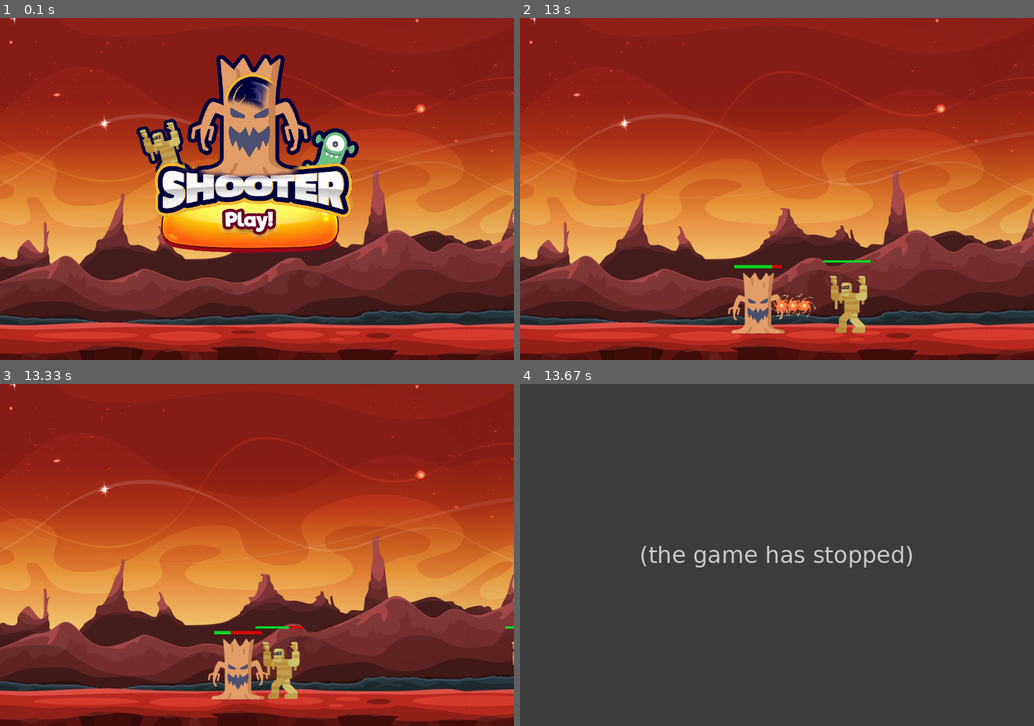
Above: before the commit, frames 1-4 (two rows, left to right).
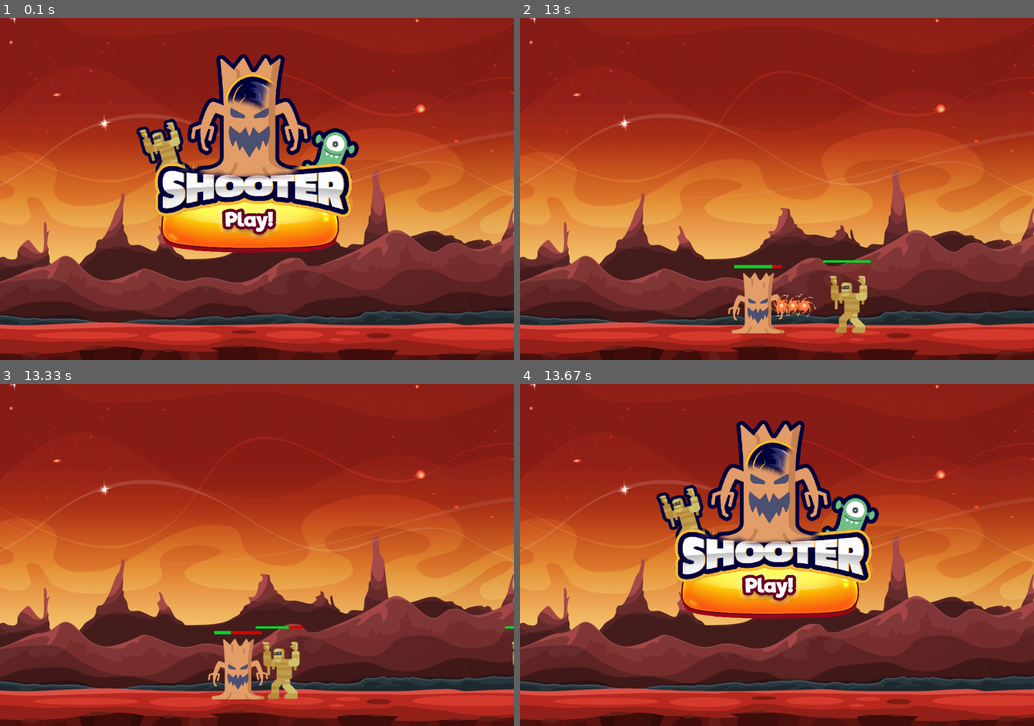
Above: after the commit, the same moments.

Repository: R-Florent/tutojeux
Game: pygame game, started from main.py
The game is run twice, just before and just after one commit, with the same random seed, the same clock (stepped at 60 frames per second) and the same inputs.
Inputs (mouse positions are in pixels of both pictures, inside the frame that each line leads up to):
- Up to frame 1 (0.1 s): no input
- Up to frame 2 (13 s): click (777, 189) at 0.38 s; tap Space at 0.67, 1.07, 1.37, 1.63, 1.97, 2.27, 2.4, 2.8, 3.1, 3.47, 3.87, 4.17, 4.37, 4.67, 4.87, 5.2, 5.5, 5.7, 6, 6.27, 6.6, 6.9, 7.03, 7.43, 7.73, 8.1, 8.5, 8.8, 9, 9.3, 9.5, 9.83, 10.13, 10.3, 10.43, 10.57, 10.7, 10.87, 11, 11.2, 11.33, 11.47, 11.63, 11.77, 11.9, 12.03, 12.17, 12.3, 12.43, 12.57, 12.7, 12.83, 12.97 s
- Up to frame 3 (13.33 s): no input
- Up to frame 4 (13.67 s): no input

Frames 1-3 are identical in both runs. In frame 4, 98% of the frame differs, in the area x 0-100%, y 0-100%.
Error before the commit: AttributeError: type object 'Player' has no attribute 'health' (game.py line 25); the game stopped at 13.38 s (later frames are placeholders)

Commit message:
correction du bug

Diff:
--- a/game.py
+++ b/game.py
@@ -22,7 +22,7 @@
         self.spawn_monster()
 
     def game_over (self):
-        if Player.health <= 0:
+        if self.player.health <= 0:
             self.player.health = self.player.max_health
             self.all_monstre = pygame.sprite.Group()
             self.is_playing = False
